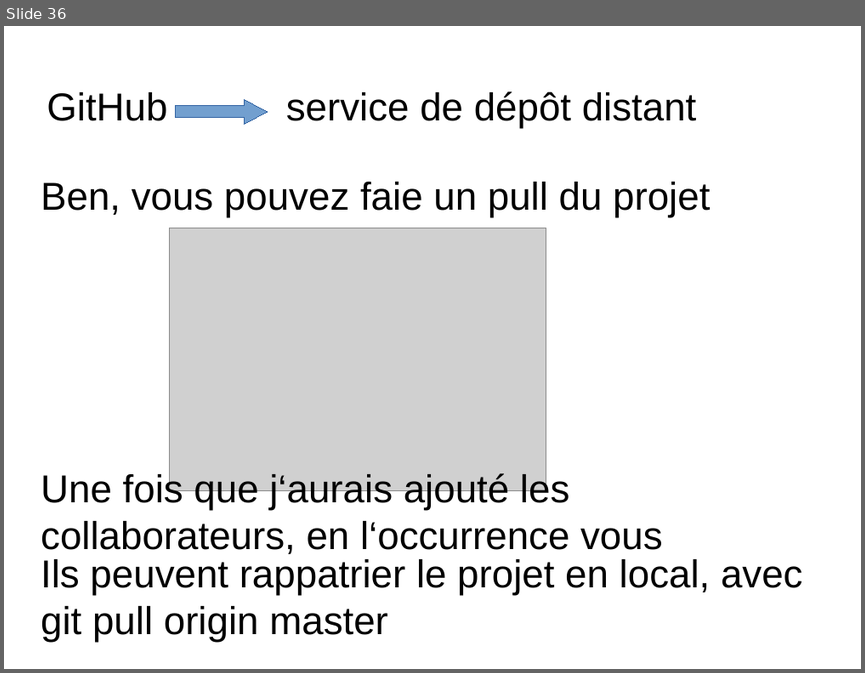
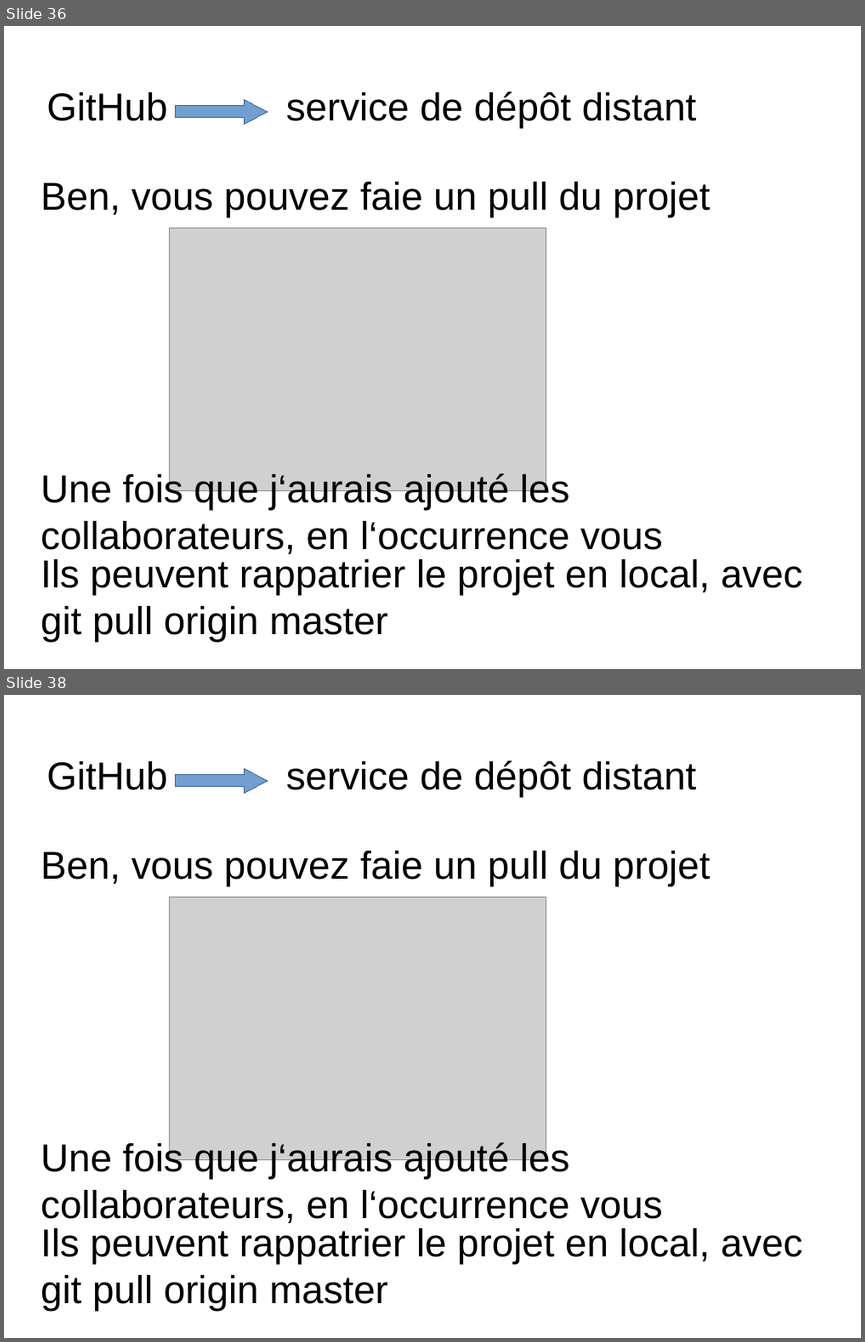
Before and after one commit to aliel18/Genwin, a slide deck: Github.pptx. Shown one above the other, each under a label of ours: slide 36 before the commit, slides 36 and 38 after it; the slides between them are not shown. The pictures are 865x673 and 865x1342 pixels, drawn with LibreOffice and Linux fonts; fonts in the diff are those of the drawing; grey boxes stand for pictures; background and template pictures are left out. Boxes give left, top, right and bottom in pixels: in the first picture for what was removed or moved away, otherwise in the second. Text is boxed around its words. In the diff, an @@ line names an element or a change of style, - is before the commit and + after.

```diff
--- a/Github.pptx
+++ b/Github.pptx
@@ slide 38 added at (x1=4, y1=695, x2=861, y2=1338), background picture (left out) @@
@@ text added at (x1=46, y1=760, x2=697, y2=798), 36 pt, text #000000 @@
+GitHub service de dépôt distant
@@ freeform shape added at (x1=175, y1=768, x2=267, y2=792), fill #729FCF, outline #3465A4 0.75 pt @@
@@ freeform shape added at (x1=176, y1=769, x2=268, y2=793), fill #729FCF, outline #3465A4 0.75 pt @@
@@ text added at (x1=41, y1=851, x2=710, y2=886), 36 pt, text #000000 @@
+Ben, vous pouvez faie un pull du projet
@@ picture added at (x1=170, y1=897, x2=546, y2=1159) @@
@@ text added at (x1=41, y1=1140, x2=663, y2=1223), 36 pt, text #000000 @@
+Une fois que j‘aurais ajouté les collaborateurs, en l‘occurrence vous
@@ text added at (x1=41, y1=1228, x2=803, y2=1310), 36 pt, text #000000 @@
+Ils peuvent rappatrier le projet en local, avec
+git pull origin master
```
Also in this commit, not shown: 1 slide changed, 2 other slides added.
